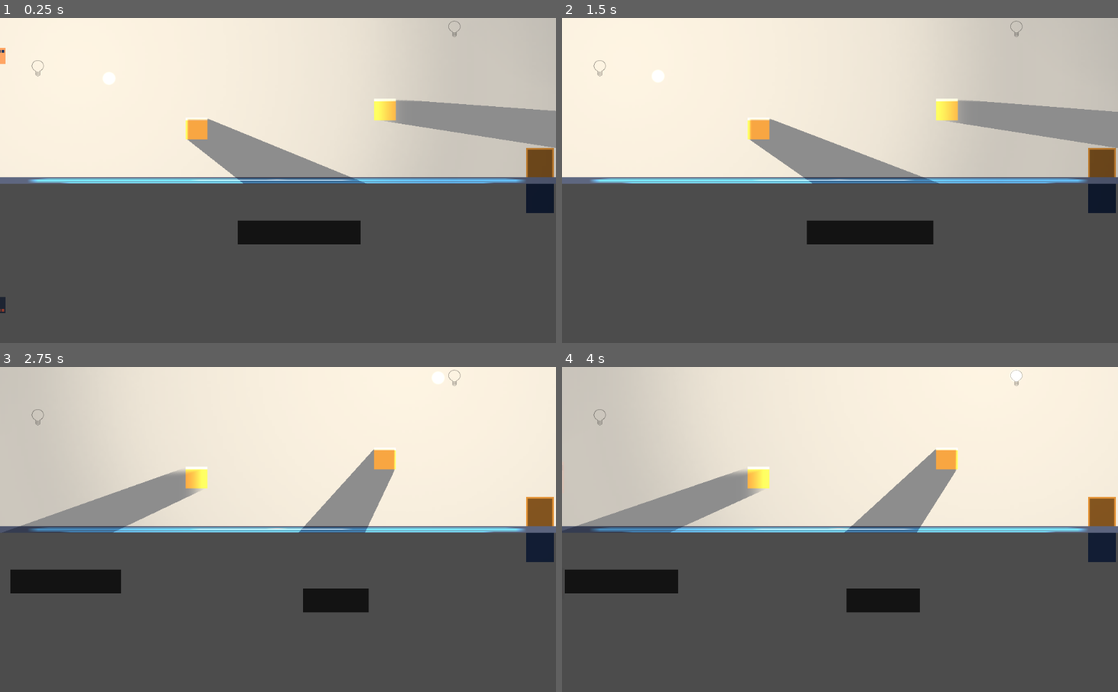
Above: before the commit, frames 1-4 (two rows, left to right).
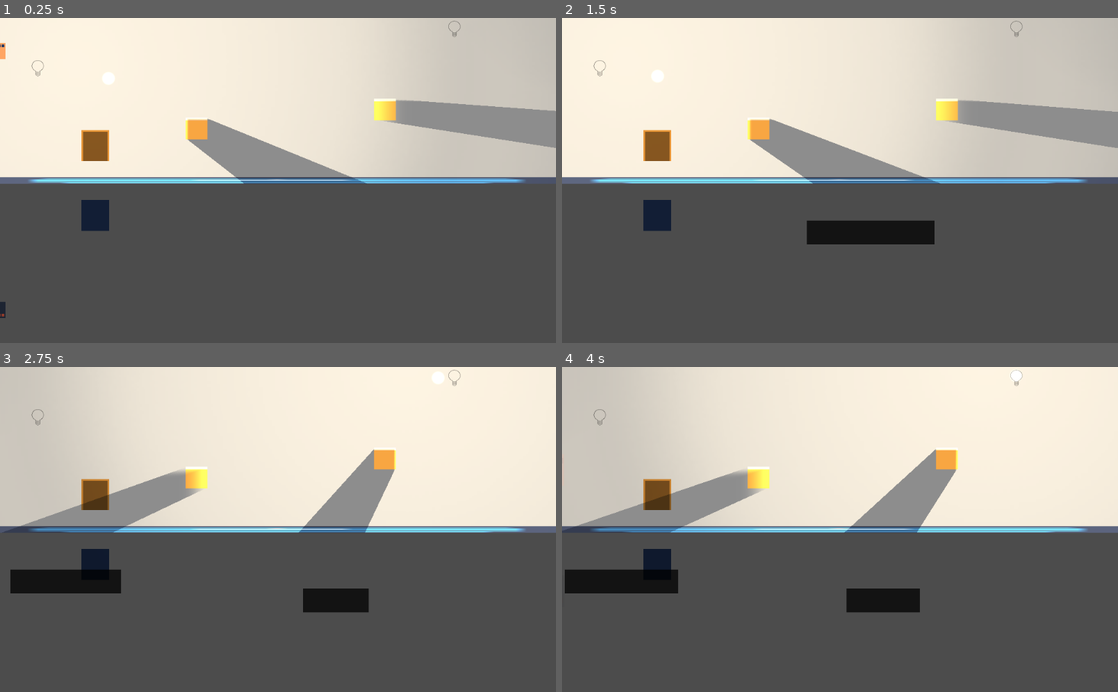
Above: after the commit, the same moments.

Repository: gramozilho/More-Than-Meets-The-Eye-GWJ14
Game: Godot game, scene res://Main.tscn
Two runs of this game, one before a commit and one after it. Both use one fixed random seed, a clock stepped at 60 frames per second and the inputs below. The engine's default icon, where the game draws it, is replaced by a stand-in: a white triangle on a blue panel in a dark square.
Inputs (mouse positions are in pixels of both pictures, inside the frame that each line leads up to):
- Up to frame 1 (0.25 s): no input
- Up to frame 2 (1.5 s): tap Enter (ui_accept) at 0.5, 0.77 s; move the mouse to (600, 66) at 0.52 s; press the mouse at (600, 66) at 0.53 s; hold D (right) from 0.53 s (still down); move the mouse to (1017, 27) at 1.27 s; release the mouse at (1017, 27) at 1.28 s; click (1017, 27) at 1.35 s
- Up to frame 3 (2.75 s): tap Enter (ui_accept) at 1.52 s; move the mouse to (333, 458) at 2.02 s; release D (right) at 2.03 s; press the mouse at (333, 458) at 2.03 s; hold A (left) from 2.03 s (still down)
- Up to frame 4 (4 s): move the mouse to (812, 594) at 2.77 s; release A (left) at 2.78 s; release the mouse at (812, 594) at 2.78 s; hold D (right) from 2.78 s (still down); click (812, 594) at 2.85 s; tap Enter (ui_accept) at 3.02, 3.5, 3.77 s; move the mouse to (1006, 578) at 3.52 s; press the mouse at (1006, 578) at 3.53 s

The runs differ from the first frame. In frame 1, 3.6% of the frame differs, in the area x 0-100%, y 7-93%; in frame 2, 1.9%; in frame 3, 1.7%; in frame 4, 1.7%.

Commit message:
Progression between levels

Diff:
--- /dev/null
+++ b/DeathScreen.gd
@@ -0,0 +1,9 @@
+extends "res://Maps/0_TitleScreen.gd"
+
+
+func _on_Button_pressed():
+	get_tree().reload_current_scene()
+
+
+func _on_Button2_pressed():
+	globals.restart()
--- /dev/null
+++ b/DeathScreen.tscn
@@ -0,0 +1,19 @@
+[gd_scene load_steps=3 format=2]
+
+[ext_resource path="res://Maps/0_TitleScreen.tscn" type="PackedScene" id=1]
+[ext_resource path="res://DeathScreen.gd" type="Script" id=2]
+
+[node name="DeathScreen" instance=ExtResource( 1 )]
+script = ExtResource( 2 )
+
+[node name="Label" parent="VBoxContainer" index="0"]
+margin_right = 161.0
+text = "You could not escape."
+
+[node name="Button" parent="VBoxContainer" index="1"]
+margin_right = 161.0
+text = "Retry"
+
+[node name="Button2" parent="VBoxContainer" index="2"]
+margin_right = 161.0
+text = "Back to Main Menu"
--- a/Door.gd
+++ b/Door.gd
@@ -1,5 +1,6 @@
 extends Area2D
 
+signal go_to_next_level
 
 func _ready():
 	var viewport_size = get_viewport().size
@@ -14,4 +15,4 @@
 
 func _on_AnimationPlayer_animation_finished(anim_name):
 	if anim_name == "Open":
-		pass
+		emit_signal('go_to_next_level')
--- a/Light.gd
+++ b/Light.gd
@@ -35,5 +35,10 @@
 
 	# else, tween to location
 	else:
-		$TweenLight.interpolate_property(self, "position", global_position, destination, 2, Tween.TRANS_QUINT, Tween.EASE_IN_OUT)
+		# Check if not travelling
+		var travel_duration = 2
+		#if $TravelTimer.time_left == 0:
+		#	$TweenLight.interpolate_property(self, "position", global_position, destination, travel_duration, Tween.TRANS_ELASTIC, Tween.EASE_IN_OUT)
+		#else:
+		$TweenLight.interpolate_property(self, "position", global_position, destination, travel_duration, Tween.TRANS_QUINT, Tween.EASE_IN_OUT)
 	$TweenLight.start()
--- a/Light.tscn
+++ b/Light.tscn
@@ -20,4 +20,6 @@
 scale = Vector2( 0.1, 0.1 )
 texture = ExtResource( 2 )
 
-[node name="Timer" type="Timer" parent="."]
+[node name="TravelTimer" type="Timer" parent="."]
+wait_time = 2.0
+one_shot = true
--- a/Main.gd
+++ b/Main.gd
@@ -7,7 +7,6 @@
 	shadow_casting_array = get_tree().get_nodes_in_group("cast_shadow")
 	for body in shadow_casting_array:
 		body.on_light_touching($Light.global_position)
-	$Light.global_position.x += 1
 
 	for lamp in get_tree().get_nodes_in_group("lamp"):
 		lamp.connect('lamp_touched', $Light, 'receive_click')
@@ -26,5 +25,5 @@
 		body.on_light_touching(light_position)
 
 
-func handle_click_on_lamp(lamp_position):
-	print(lamp_position)
+func _on_Door_go_to_next_level():
+	globals.next_level()
--- a/Main.tscn
+++ b/Main.tscn
@@ -1,14 +1,14 @@
 [gd_scene load_steps=10 format=2]
 
 [ext_resource path="res://Player.tscn" type="PackedScene" id=1]
-[ext_resource path="res://Light.tscn" type="PackedScene" id=2]
-[ext_resource path="res://Door.tscn" type="PackedScene" id=3]
-[ext_resource path="res://Environment/Border.tscn" type="PackedScene" id=4]
-[ext_resource path="res://Body.tscn" type="PackedScene" id=5]
+[ext_resource path="res://Body.tscn" type="PackedScene" id=2]
+[ext_resource path="res://Lamp.tscn" type="PackedScene" id=3]
+[ext_resource path="res://Light.tscn" type="PackedScene" id=4]
+[ext_resource path="res://Door.tscn" type="PackedScene" id=5]
 [ext_resource path="res://Assets/bg.png" type="Texture" id=6]
 [ext_resource path="res://Main.gd" type="Script" id=7]
 [ext_resource path="res://Environment/Floor.tscn" type="PackedScene" id=8]
-[ext_resource path="res://Lamp.tscn" type="PackedScene" id=9]
+[ext_resource path="res://Environment/Border.tscn" type="PackedScene" id=9]
 
 [node name="Main" type="Node2D"]
 script = ExtResource( 7 )
@@ -33,22 +33,23 @@
 shadow_filter = 0
 shadow_filter_smooth = 64.0
 
-[node name="Body" parent="." instance=ExtResource( 5 )]
+[node name="Body" parent="." instance=ExtResource( 2 )]
 position = Vector2( 362, 204 )
 
 [node name="Player" parent="." instance=ExtResource( 1 )]
 
-[node name="Body2" parent="." instance=ExtResource( 5 )]
+[node name="Body2" parent="." instance=ExtResource( 2 )]
 position = Vector2( 709.001, 169 )
 
-[node name="Lamp" parent="." instance=ExtResource( 9 )]
+[node name="Lamp" parent="." instance=ExtResource( 3 )]
 position = Vector2( 69.4738, 88.4211 )
 
-[node name="Lamp2" parent="." instance=ExtResource( 9 )]
+[node name="Lamp2" parent="." instance=ExtResource( 3 )]
 position = Vector2( 836.843, 15.7895 )
 
-[node name="Door" parent="." instance=ExtResource( 3 )]
-position = Vector2( 994.068, 270.075 )
+[node name="Door" parent="." instance=ExtResource( 5 )]
+position = Vector2( 175.346, 236.755 )
 scale = Vector2( 1.5, 1.5 )
 z_index = -1
 [connection signal="light_position" from="Light" to="." method="_on_Light_light_position"]
+[connection signal="go_to_next_level" from="Door" to="." method="_on_Door_go_to_next_level"]
--- /dev/null
+++ b/Maps/0_TitleScreen.gd
@@ -0,0 +1,9 @@
+extends Control
+
+
+func _on_Button_pressed():
+	globals.next_level()
+
+
+func _on_Button2_pressed():
+	get_tree().quit()
--- /dev/null
+++ b/Maps/0_TitleScreen.tscn
@@ -0,0 +1,52 @@
+[gd_scene load_steps=2 format=2]
+
+[ext_resource path="res://Maps/0_TitleScreen.gd" type="Script" id=1]
+
+[node name="Control" type="Control"]
+anchor_right = 1.0
+anchor_bottom = 1.0
+script = ExtResource( 1 )
+__meta__ = {
+"_edit_use_anchors_": false
+}
+
+[node name="VBoxContainer" type="VBoxContainer" parent="."]
+anchor_left = 0.5
+anchor_top = 0.5
+anchor_right = 0.5
+anchor_bottom = 0.5
+margin_left = -81.0
+margin_top = -70.0
+margin_right = 81.0
+margin_bottom = -30.0
+grow_horizontal = 2
+grow_vertical = 2
+__meta__ = {
+"_edit_use_anchors_": false
+}
+
+[node name="Label" type="Label" parent="VBoxContainer"]
+margin_right = 162.0
+margin_bottom = 14.0
+text = "More than meets the eye"
+align = 1
+__meta__ = {
+"_edit_use_anchors_": false
+}
+
+[node name="Button" type="Button" parent="VBoxContainer"]
+margin_top = 18.0
+margin_right = 162.0
+margin_bottom = 38.0
+text = "Start Game"
+__meta__ = {
+"_edit_use_anchors_": false
+}
+
+[node name="Button2" type="Button" parent="VBoxContainer"]
+margin_top = 42.0
+margin_right = 162.0
+margin_bottom = 62.0
+text = "Exit Game"
+[connection signal="pressed" from="VBoxContainer/Button" to="." method="_on_Button_pressed"]
+[connection signal="pressed" from="VBoxContainer/Button2" to="." method="_on_Button2_pressed"]
--- /dev/null
+++ b/Maps/1_1.tscn
@@ -0,0 +1,9 @@
+[gd_scene load_steps=2 format=2]
+
+[ext_resource path="res://Main.tscn" type="PackedScene" id=1]
+
+[node name="Main" instance=ExtResource( 1 )]
+
+[node name="Camera2D" type="Camera2D" parent="." index="9"]
+position = Vector2( 768, 150 )
+zoom = Vector2( 0.5, 0.5 )
--- /dev/null
+++ b/Maps/1_2.tscn
@@ -0,0 +1,5 @@
+[gd_scene load_steps=2 format=2]
+
+[ext_resource path="res://Main.tscn" type="PackedScene" id=1]
+
+[node name="Main" instance=ExtResource( 1 )]
--- /dev/null
+++ b/Maps/999_VictoryScreen.tscn
@@ -0,0 +1,22 @@
+[gd_scene load_steps=2 format=2]
+
+[ext_resource path="res://Maps/0_TitleScreen.tscn" type="PackedScene" id=1]
+
+[node name="VictoryScreen" instance=ExtResource( 1 )]
+
+[node name="Label" parent="VBoxContainer" index="0"]
+margin_right = 252.0
+margin_bottom = 31.0
+text = "You escaped for now.
+Tonight, they'll be waiting for you again."
+
+[node name="Button" parent="VBoxContainer" index="1"]
+margin_top = 35.0
+margin_right = 252.0
+margin_bottom = 55.0
+text = "Back to Main Menu"
+
+[node name="Button2" parent="VBoxContainer" index="2"]
+margin_top = 59.0
+margin_right = 252.0
+margin_bottom = 79.0
--- /dev/null
+++ b/Maps/Button.gd
@@ -0,0 +1,13 @@
+extends Button
+
+# Declare member variables here. Examples:
+# var a = 2
+# var b = "text"
+
+# Called when the node enters the scene tree for the first time.
+func _ready():
+	pass # Replace with function body.
+
+# Called every frame. 'delta' is the elapsed time since the previous frame.
+#func _process(delta):
+#	pass
--- a/Player.gd
+++ b/Player.gd
@@ -37,7 +37,6 @@
 		# Start grace timer down
 		if Input.is_action_just_pressed('up') and $GraceDown.time_left == 0:
 			$GraceDown.start()
-			print('!')
 
 		# Start grace timer up
 		if grounded:
--- a/Player.tscn
+++ b/Player.tscn
@@ -59,6 +59,18 @@
 "transitions": PoolRealArray( 1, 1 ),
 "update": 0,
 "values": [ Color( 1, 1, 1, 1 ), Color( 1, 1, 1, 0 ) ]
+}
+tracks/2/type = "value"
+tracks/2/path = NodePath("Body:position")
+tracks/2/interp = 1
+tracks/2/loop_wrap = true
+tracks/2/imported = false
+tracks/2/enabled = true
+tracks/2/keys = {
+"times": PoolRealArray( 0, 1 ),
+"transitions": PoolRealArray( 1, 1 ),
+"update": 0,
+"values": [ Vector2( 0, 0 ), Vector2( 0, -8 ) ]
 }
 
 [node name="Player" type="KinematicBody2D" groups=[
--- /dev/null
+++ b/globals.gd
@@ -0,0 +1,64 @@
+extends Node
+
+var list_of_levels
+var current_level = 0
+var current_scene = null
+var map_fodler_path = "res://Maps/"
+
+# Called when the node enters the scene tree for the first time.
+func _ready():
+	var root = get_tree().get_root()
+	current_scene = root.get_child(root.get_child_count() - 1)
+	list_of_levels = list_files_in_directory(map_fodler_path)
+	restart()
+
+
+func restart():
+	current_level = 0
+	load_new_level()
+
+
+func next_level():
+	current_level += 1
+	if current_level > len(list_of_levels) - 1:
+		current_level = 0
+	load_new_level()
+
+func load_new_level():
+	goto_scene(list_of_levels[current_level])
+
+
+func goto_scene(path):
+	call_deferred("_deferred_goto_scene", map_fodler_path+path)
+
+
+func _deferred_goto_scene(path):
+	# It is now safe to remove the current scene
+	print(path)
+	if current_scene:
+		current_scene.free()
+	# Load the new scene.
+	var s = ResourceLoader.load(path)
+	# Instance the new scene.
+	current_scene = s.instance()
+	# Add it to the active scene, as child of root.
+	get_tree().get_root().add_child(current_scene)
+	# Optionally, to make it compatible with the SceneTree.change_scene() API.
+	get_tree().set_current_scene(current_scene)
+
+
+func list_files_in_directory(path):
+	var files = []
+	var dir = Directory.new()
+	dir.open(path)
+	dir.list_dir_begin()
+
+	while true:
+		var file = dir.get_next()
+		if file == "":
+			break
+		elif file.ends_with(".tscn"):
+			files.append(file)
+
+	dir.list_dir_end()
+	return files
--- a/project.godot
+++ b/project.godot
@@ -18,6 +18,10 @@
 config/name="GodotWildJam_14"
 run/main_scene="res://Main.tscn"
 config/icon="res://icon.png"
+
+[autoload]
+
+globals="*res://globals.gd"
 
 [input]
 
Not shown: 1 places in Main.tscn that only renumber resources
